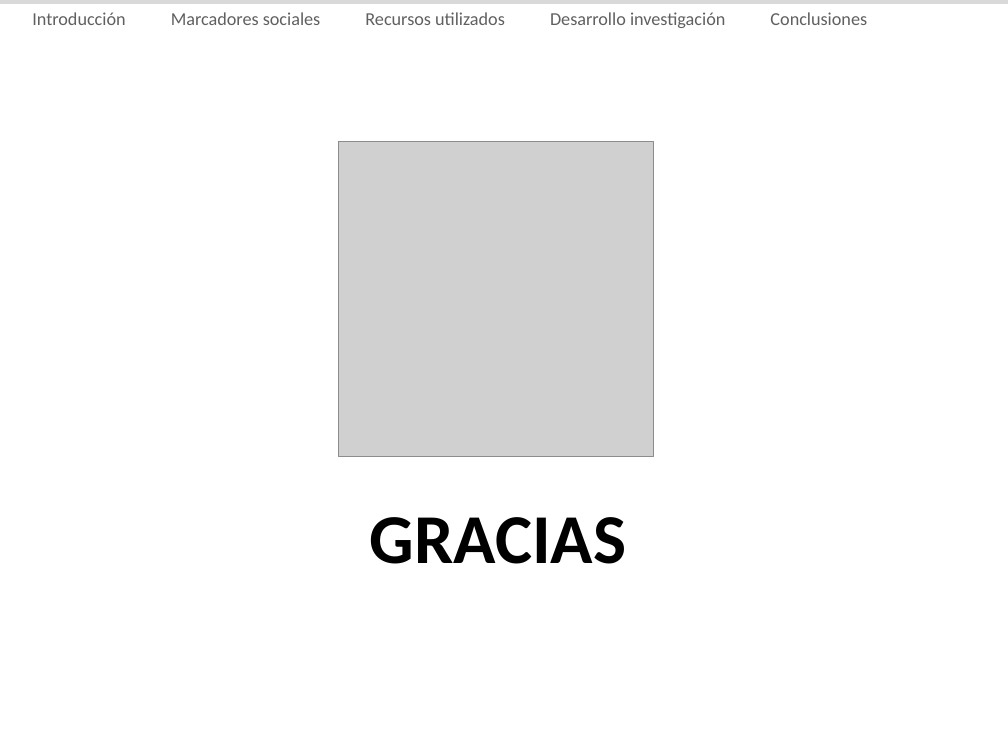
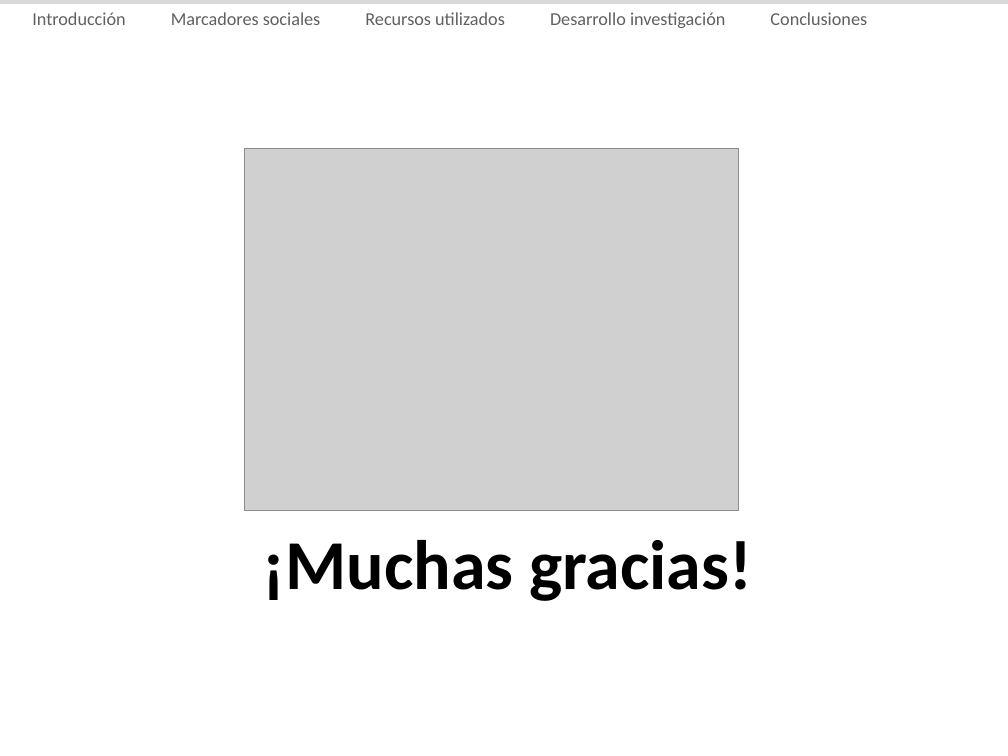
Before and after one commit to ak907kenai/nicotournetesis, a slide deck: slide 49 of docs_trunk/Presentación/Nicolás Tourné - Presentación Tesis (v2.4).ppt (slide 56 before the commit). Drawn at 1008x756 pixels with LibreOffice and Linux fonts; fonts in the diff are those of the drawing; grey boxes stand for pictures. Boxes give left, top, right and bottom in pixels: in the first picture for what was removed or moved away, otherwise in the second. Text is boxed around its words. In the diff, an @@ line names an element or a change of style, - is before the commit and + after.

```diff
--- a/docs_trunk/Presentación/Nicolás Tourné - Presentación Tesis (v2.4).ppt
+++ b/docs_trunk/Presentación/Nicolás Tourné - Presentación Tesis (v2.4).ppt
@@ picture: place and size @@
-picture at box(339, 142, 653, 457)
+picture at box(244, 148, 739, 510)
@@ text at box(263, 540, 752, 601): text changed @@
-GRACIAS
+¡Muchas gracias!
```
Also in this commit, not shown: 17 other slides changed, 2 slides added, 9 slides removed, 1 other file.
